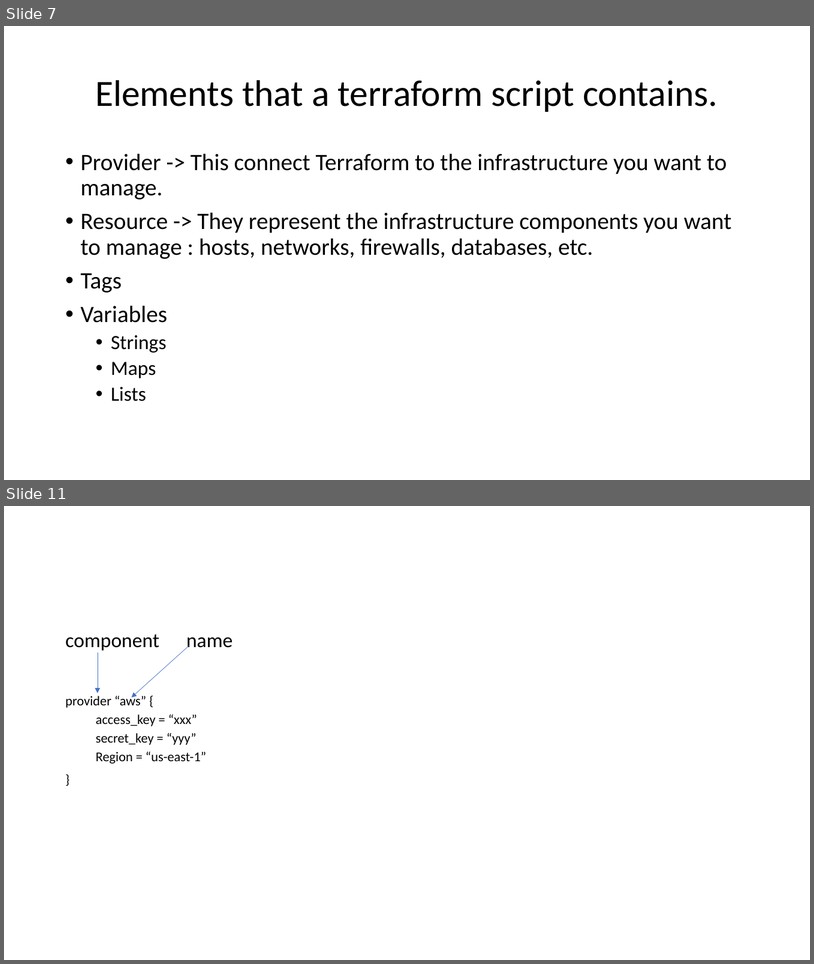
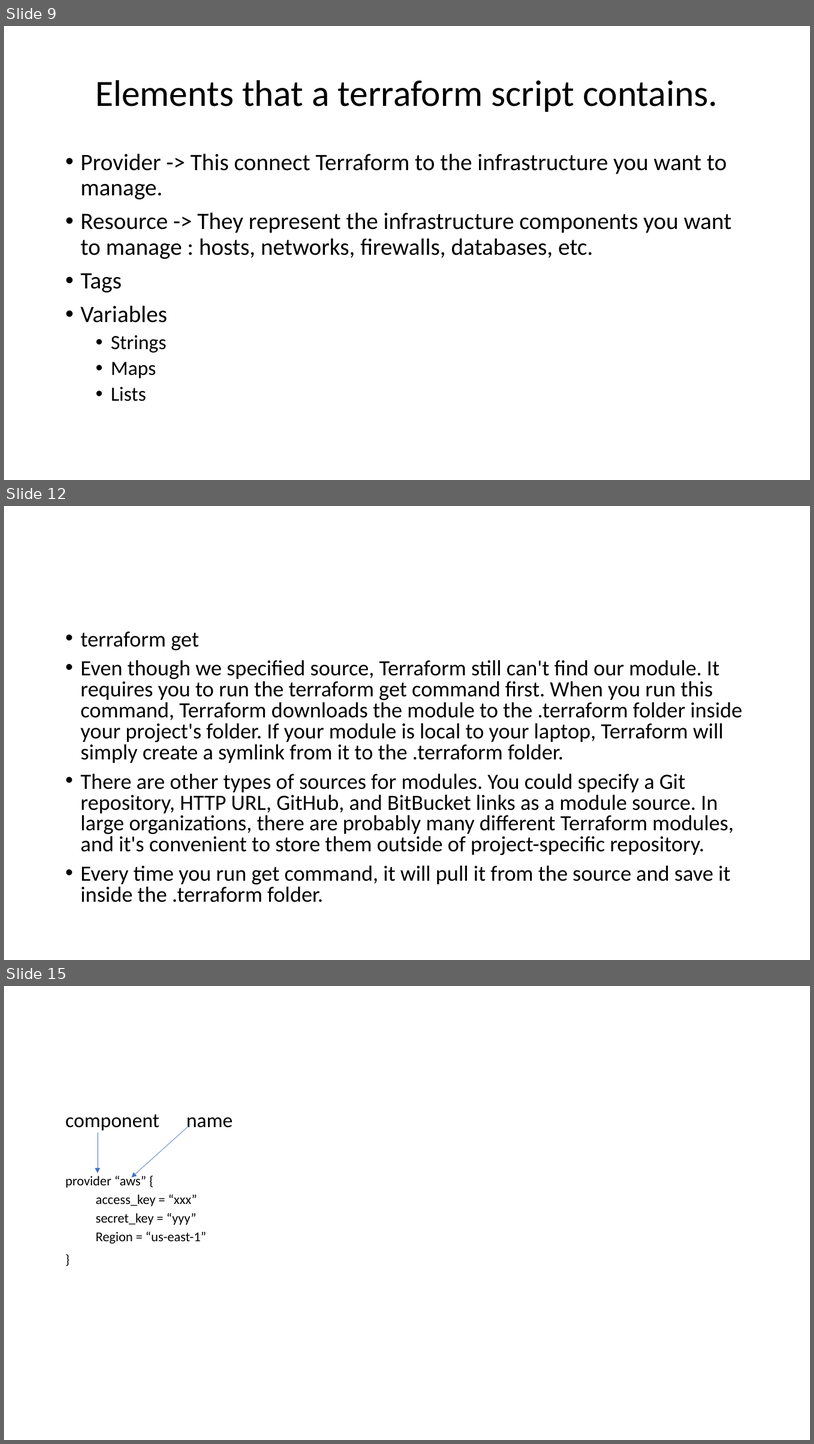
Before and after one commit to JlccX/terraform-training, a slide deck: Terraform.pptx. Shown one above the other, each under a label of ours: slides 7 and 11 before the commit, slides 9, 12 and 15 after it; the slides between them are not shown. The pictures are 814x964 and 814x1444 pixels, drawn with LibreOffice and Linux fonts; fonts in the diff are those of the drawing. Boxes give left, top, right and bottom in pixels: in the first picture for what was removed or moved away, otherwise in the second. Text is boxed around its words. In the diff, an @@ line names an element or a change of style, - is before the commit and + after.

```diff
--- a/Terraform.pptx
+++ b/Terraform.pptx
@@ slide 12 added at box(4, 506, 810, 960), background #FFFFFF @@
@@ text added at box(81, 631, 743, 902), 25.9 pt, text #000000 @@
+• terraform get
+• Even though we specified source, Terraform still can't find our module. It requires you to run the terraform get command first. When you run this command, Terraform downloads the module to the .terraform folder inside your project's folder. If your module is local to your laptop, Terraform will simply create a symlink from it to the .terraform folder.
+• There are other types of sources for modules. You could specify a Git repository, HTTP URL, GitHub, and BitBucket links as a module source. In large organizations, there are probably many different Terraform modules, and it's convenient to store them outside of project-specific repository.
+• Every time you run get command, it will pull it from the source and save it inside the .terraform folder.
@@ what was slide 7 is now slide 9 @@
@@ what was slide 11 is now slide 15 @@
```
Also in this commit, not shown: 4 slides changed, 6 other slides added, 54 other files.
